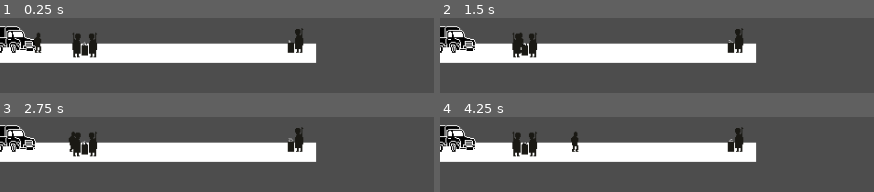
Above: before the commit, frames 1-4 (two rows, left to right).
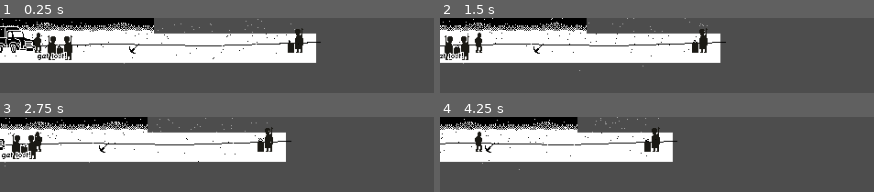
Above: after the commit, the same moments.

Repository: Eptwalabha/nj6-freeze
Game: Godot game, scene res://scene/game/lvl-labor.tscn
The game is run twice, just before and just after one commit, with the same random seed, the same clock (stepped at 60 frames per second) and the same inputs. This scene is started directly instead of the project's main scene. Sound files missing from this copy of the repository are replaced by a short silence.
Inputs:
- Up to frame 1 (0.25 s): no input
- Up to frame 2 (1.5 s): tap Enter (ui_accept) at 0.5, 0.77, 0.8, 1.07, 1.35 s; hold Space (action-confirm, bound only after the commit) 0.53-1.28 s; hold Right (move_right) from 0.53 s (still down)
- Up to frame 3 (2.75 s): tap Enter (ui_accept) at 1.52, 1.82, 2.3 s; tap Space (action-confirm, bound only after the commit) at 1.55 s; release Right (move_right) at 2.03 s; hold Left (move_left) from 2.03 s (still down); hold Space (action-confirm, bound only after the commit) from 2.03 s (still down)
- Up to frame 4 (4.25 s): release Left (move_left) at 2.78 s; release Space (action-confirm, bound only after the commit) at 2.78 s; hold Right (move_right) from 2.78 s (still down); tap Space (action-confirm, bound only after the commit) at 2.85 s; tap Enter (ui_accept) at 3.02, 3.32, 3.6, 3.77, 4.07 s

The runs differ from the first frame. In frame 1, 19% of the frame differs, in the area x 0-74%, y 0-62%; in frame 2, 22%; in frame 3, 22%; in frame 4, 22%, in the area x 0-73%, y 0-71%.

Commit message:
labor scene

Diff:
--- /dev/null
+++ b/assets/fonts/effort-pro/effort-pro.tres
@@ -0,0 +1,8 @@
+[gd_resource type="FontVariation" load_steps=2 format=3 uid="uid://dudgye4t03n1k"]
+
+[ext_resource type="FontFile" uid="uid://ddrvtpu5ltmdj" path="res://assets/fonts/effort-pro/EffortsPro.woff" id="1_i77ja"]
+
+[resource]
+base_font = ExtResource("1_i77ja")
+spacing_space = -2
+spacing_top = -4
--- a/assets/theme/main-theme.tres
+++ b/assets/theme/main-theme.tres
@@ -1,6 +1,7 @@
-[gd_resource type="Theme" load_steps=3 format=3 uid="uid://dxpjsxjcktnp8"]
+[gd_resource type="Theme" load_steps=4 format=3 uid="uid://dxpjsxjcktnp8"]
 
 [ext_resource type="FontFile" uid="uid://cpxiyj34edml5" path="res://assets/fonts/nokia/nokiafc22.ttf" id="1_lmh1p"]
+[ext_resource type="FontVariation" uid="uid://dudgye4t03n1k" path="res://assets/fonts/effort-pro/effort-pro.tres" id="1_ndo8v"]
 
 [sub_resource type="StyleBoxEmpty" id="StyleBoxEmpty_0ai8l"]
 
@@ -10,9 +11,9 @@
 Label/colors/font_color = Color(0, 0, 0, 1)
 Label/colors/font_outline_color = Color(1, 1, 1, 1)
 Label/colors/font_shadow_color = Color(0, 0, 0, 0)
-Label/constants/line_spacing = -2
+Label/constants/line_spacing = -5
 Label/constants/outline_size = 4
-Label/constants/shadow_offset_x = 1
-Label/constants/shadow_offset_y = 1
 Label/constants/shadow_outline_size = 1
+Label/font_sizes/font_size = 16
+Label/fonts/font = ExtResource("1_ndo8v")
 Label/styles/normal = SubResource("StyleBoxEmpty_0ai8l")
--- a/main.tscn
+++ b/main.tscn
@@ -20,7 +20,6 @@
 [node name="Main" type="Node"]
 script = ExtResource("1_nrtmp")
 palette = 2
-pixel_ratio = 1.0
 
 [node name="SubViewportContainer" type="SubViewportContainer" parent="."]
 offset_right = 84.0
@@ -32,6 +31,7 @@
 transparent_bg = true
 handle_input_locally = false
 snap_2d_vertices_to_pixel = true
+canvas_item_default_texture_filter = 0
 size = Vector2i(84, 48)
 render_target_update_mode = 4
 
@@ -44,7 +44,7 @@
 anchor_bottom = 1.0
 grow_horizontal = 2
 grow_vertical = 2
-ratio = 1.75
+ratio = 1.36325
 metadata/_edit_group_ = true
 
 [node name="NokiaShader" type="ColorRect" parent="AspectRatioContainer"]
--- a/project.godot
+++ b/project.godot
@@ -113,6 +113,12 @@
 "events": [Object(InputEventKey,"resource_local_to_scene":false,"resource_name":"","device":-1,"window_id":0,"alt_press …(182 unchanged characters)…
 ]
 }
+action-confirm={
+"deadzone": 0.5,
+"events": [Object(InputEventKey,"resource_local_to_scene":false,"resource_name":"","device":-1,"window_id":0,"alt_pressed":false,"shift_pressed":false,"ctrl_pressed":false,"meta_pressed":false,"pressed":false,"keycode":0,"physical_keycode":32,"key_label":0,"unicode":32,"echo":false,"script":null)
+, Object(InputEventKey,"resource_local_to_scene":false,"resource_name":"","device":-1,"window_id":0,"alt_pressed":false,"shift_pressed":false,"ctrl_pressed":false,"meta_pressed":false,"pressed":false,"keycode":0,"physical_keycode":4194309,"key_label":0,"unicode":0,"echo":false,"script":null)
+]
+}
 
 [internationalization]
 
--- a/scene/core/player.gd
+++ b/scene/core/player.gd
@@ -1,22 +1,23 @@
+class_name Player
 extends CharacterBody2D
-
 
 const SPEED = 30.0
 const JUMP_VELOCITY = -40.0
 
-# Get the gravity from the project settings to be synced with RigidBody nodes.
-var gravity: int = ProjectSettings.get_setting("physics/2d/default_gravity")
+@onready var animation_player: AnimationPlayer = $AnimationPlayer
+@onready var animation_tree: AnimationTree = $AnimationTree
+@onready var sprite_2d: Sprite2D = $Sprite2D
 
+var heating : bool = false
+var working : bool = false
 
 func _physics_process(delta: float) -> void:
-	# Add the gravity.
 	if not is_on_floor():
-		velocity.y += gravity * delta
+		velocity.y += 50 * delta
+	velocity.x = Input.get_axis("move_left", "move_right") * 42.0
+	move_and_slide()
+	_update_player_states()
 
-	# Handle jump.
-	if Input.is_action_just_pressed("ui_accept") and is_on_floor():
-		velocity.y = JUMP_VELOCITY
-
-	velocity.x = Input.get_axis("move_left", "move_right") * 48.0
-
-	move_and_slide()
+func _update_player_states() -> void:
+	if velocity.x != 0:
+		sprite_2d.flip_h = velocity.x < 0
--- a/scene/core/player.tscn
+++ b/scene/core/player.tscn
@@ -6,10 +6,11 @@
 [sub_resource type="RectangleShape2D" id="RectangleShape2D_imbqk"]
 size = Vector2(8, 22)
 
+[sub_resource type="AnimationNodeStateMachine" id="AnimationNodeStateMachine_gkmwf"]
+
 [node name="Player" type="CharacterBody2D"]
-position = Vector2(31, 26)
+slide_on_ceiling = false
 script = ExtResource("1_gs02o")
-metadata/_edit_group_ = true
 
 [node name="Sprite2D" type="Sprite2D" parent="."]
 position = Vector2(0, -11)
@@ -20,3 +21,9 @@
 [node name="CollisionShape2D" type="CollisionShape2D" parent="."]
 position = Vector2(0, -11)
 shape = SubResource("RectangleShape2D_imbqk")
+
+[node name="AnimationPlayer" type="AnimationPlayer" parent="."]
+
+[node name="AnimationTree" type="AnimationTree" parent="."]
+tree_root = SubResource("AnimationNodeStateMachine_gkmwf")
+anim_player = NodePath("../AnimationPlayer")
--- a/scene/cutscenes/cs-intro.tscn
+++ b/scene/cutscenes/cs-intro.tscn
@@ -227,9 +227,9 @@
 offset_left = -17.0
 offset_top = 19.0
 offset_right = 20.0
-offset_bottom = 37.0
+offset_bottom = 31.0
 theme_override_constants/line_spacing = 0
-theme_override_fonts/font = ExtResource("6_ls57r")
+theme_override_fonts/font = ExtResource("7_kigaw")
 text = "press to start"
 horizontal_alignment = 1
 autowrap_mode = 2
--- a/scene/cutscenes/skip-cutscene.gd
+++ b/scene/cutscenes/skip-cutscene.gd
@@ -3,7 +3,7 @@
 
 signal skipped
 
-@export var time_to_skip : float = 2.0
+@export var time_to_skip : float = 1.0
 @export var enable : bool = false
 @onready var progress: Sprite2D = $Progress
 
@@ -33,7 +33,7 @@
 		if not event.is_pressed():
 			set_visibility(false)
 
-func set_visibility(is_visible: bool) -> void:
+func set_visibility(is_skip_visible: bool) -> void:
 	skip = 0.0
-	skipping = is_visible
-	visible = is_visible
+	skipping = is_skip_visible
+	visible = is_skip_visible
--- a/scene/cutscenes/skip-cutscene.tscn
+++ b/scene/cutscenes/skip-cutscene.tscn
@@ -5,7 +5,6 @@
 
 [node name="Skip" type="Node2D"]
 script = ExtResource("1_ib0s6")
-time_to_skip = 1.5
 
 [node name="Skip" type="Sprite2D" parent="."]
 position = Vector2(0, 3)
--- a/scene/game/lvl-labor.gd
+++ b/scene/game/lvl-labor.gd
@@ -1,2 +1,45 @@
 class_name LvlLabor
 extends Node
+
+@onready var parallax: ParallaxBackground = $ParallaxBackground
+@onready var player: CharacterBody2D = $ParallaxBackground/ParallaxLayer/Player
+@onready var action_label: Label = %ActionLabel
+
+var working : bool = false
+var ready_to_work : bool = false
+
+func _ready() -> void:
+	for barrel in get_tree().get_nodes_in_group("barrel"):
+		barrel.body_entered.connect(_on_barrel_body_entered)
+		barrel.body_exited.connect(_on_barrel_body_exited)
+
+func _process(_delta: float) -> void:
+	parallax.scroll_offset.x = clamp(-(player.position.x - 42.0), -336+84, 0)
+
+func _input(event: InputEvent) -> void:
+	if event.is_action_pressed("action-confirm"):
+		if ready_to_work and not player.working:
+			print("working")
+			player.working = true
+
+func _on_barrel_body_entered(body: Node2D) -> void:
+	if body is Player:
+		body.heating = true
+
+func _on_barrel_body_exited(body: Node2D) -> void:
+	if body is Player:
+		body.heating = false
+
+func _on_pickaxe_body_entered(body: Node2D) -> void:
+	if body is Player:
+		show_action("action_work")
+		ready_to_work = true
+
+func _on_pickaxe_body_exited(body: Node2D) -> void:
+	if body is Player:
+		show_action("")
+		ready_to_work = false
+
+func show_action(action: String) -> void:
+	action_label.visible = (action != "")
+	action_label.text = tr(action)
--- a/scene/game/lvl-labor.tscn
+++ b/scene/game/lvl-labor.tscn
@@ -1,9 +1,13 @@
-[gd_scene load_steps=8 format=3 uid="uid://cf5bjhfx58nye"]
+[gd_scene load_steps=13 format=3 uid="uid://cf5bjhfx58nye"]
 
 [ext_resource type="Script" path="res://scene/game/lvl-labor.gd" id="1_nxpqg"]
+[ext_resource type="PackedScene" uid="uid://bspf32n5wp0pj" path="res://scene/fx/fx-snow.tscn" id="2_1rp3p"]
 [ext_resource type="Texture2D" uid="uid://c6ub2d4kngpp3" path="res://assets/img/arts/arts.png" id="2_gfcca"]
 [ext_resource type="PackedScene" uid="uid://dudspe5n6qgqp" path="res://scene/props/barrel.tscn" id="3_6eq47"]
+[ext_resource type="Material" uid="uid://4qotextykkj0" path="res://assets/material/dither.tres" id="3_57qxa"]
 [ext_resource type="PackedScene" uid="uid://n5iv26l5gsf2" path="res://scene/core/player.tscn" id="4_kg5mr"]
+[ext_resource type="FontFile" uid="uid://cpxiyj34edml5" path="res://assets/fonts/nokia/nokiafc22.ttf" id="5_tuuod"]
+[ext_resource type="Material" uid="uid://bhaiush2cvw0u" path="res://assets/material/invert.tres" id="6_ppxyi"]
 
 [sub_resource type="WorldBoundaryShape2D" id="WorldBoundaryShape2D_tsfmo"]
 distance = -38.0
@@ -15,25 +19,52 @@
 [sub_resource type="WorldBoundaryShape2D" id="WorldBoundaryShape2D_4upby"]
 normal = Vector2(1, 0)
 
+[sub_resource type="RectangleShape2D" id="RectangleShape2D_wh8c7"]
+size = Vector2(18, 20)
+
 [node name="LvlLabor" type="Node"]
 script = ExtResource("1_nxpqg")
-metadata/_edit_horizontal_guides_ = [48.0]
+metadata/_edit_horizontal_guides_ = [48.0, 60.0, 108.0]
 metadata/_edit_vertical_guides_ = [84.0, 168.0, 252.0, 336.0]
 
 [node name="ParallaxBackground" type="ParallaxBackground" parent="."]
-follow_viewport_enabled = true
+scroll_ignore_camera_zoom = true
 
 [node name="Background" type="ParallaxLayer" parent="ParallaxBackground"]
-motion_scale = Vector2(0.8, 0.8)
+motion_scale = Vector2(0.2, 1)
+motion_mirroring = Vector2(84, 1)
+
+[node name="Sprite2D2" type="Sprite2D" parent="ParallaxBackground/Background"]
+position = Vector2(42, 8.5)
+scale = Vector2(84, 17)
+texture = ExtResource("2_gfcca")
+region_enabled = true
+region_rect = Rect2(154, 16, 1, 1)
+
+[node name="Sprite2D" type="Sprite2D" parent="ParallaxBackground/Background"]
+texture_repeat = 2
+material = ExtResource("3_57qxa")
+position = Vector2(42, 10)
+texture = ExtResource("2_gfcca")
+region_enabled = true
+region_rect = Rect2(48, 0, 84, 11)
 
 [node name="ParallaxLayer" type="ParallaxLayer" parent="ParallaxBackground"]
 
 [node name="Sprite2D" type="Sprite2D" parent="ParallaxBackground/ParallaxLayer"]
-position = Vector2(168, 38.5)
-scale = Vector2(354, 21)
+position = Vector2(168, 33)
+scale = Vector2(354, 32)
 texture = ExtResource("2_gfcca")
 region_enabled = true
 region_rect = Rect2(54, 10, 1, 1)
+
+[node name="Line2D" type="Line2D" parent="ParallaxBackground/ParallaxLayer"]
+points = PackedVector2Array(-13, 31, 119, 28, 230, 31, 350, 27)
+width = 1.0
+default_color = Color(0, 0, 0, 1)
+begin_cap_mode = 1
+end_cap_mode = 1
+sharp_limit = 0.0
 
 [node name="Truck" type="Sprite2D" parent="ParallaxBackground/ParallaxLayer"]
 position = Vector2(11, 24)
@@ -44,8 +75,8 @@
 [node name="Barrel2" parent="ParallaxBackground/ParallaxLayer" instance=ExtResource("3_6eq47")]
 position = Vector2(317, 38)
 
-[node name="Gard2" type="Sprite2D" parent="ParallaxBackground/ParallaxLayer"]
-position = Vector2(327, 24)
+[node name="Gard" type="Sprite2D" parent="ParallaxBackground/ParallaxLayer/Barrel2"]
+position = Vector2(10, -14)
 texture = ExtResource("2_gfcca")
 flip_h = true
 region_enabled = true
@@ -64,31 +95,83 @@
 shape = SubResource("WorldBoundaryShape2D_4upby")
 
 [node name="Player" parent="ParallaxBackground/ParallaxLayer" instance=ExtResource("4_kg5mr")]
-position = Vector2(41, 36)
+position = Vector2(41, 38)
 
-[node name="Camera2D" type="Camera2D" parent="ParallaxBackground/ParallaxLayer/Player"]
-position = Vector2(0, -6)
-limit_left = 0
-limit_top = 0
-limit_bottom = 48
-limit_smoothed = true
-position_smoothing_speed = 10.0
+[node name="Pickaxe" type="Area2D" parent="ParallaxBackground/ParallaxLayer"]
+position = Vector2(146, 38)
+monitorable = false
+metadata/_edit_group_ = true
+
+[node name="CollisionShape2D" type="CollisionShape2D" parent="ParallaxBackground/ParallaxLayer/Pickaxe"]
+position = Vector2(0, -10)
+shape = SubResource("RectangleShape2D_wh8c7")
+
+[node name="Sprite2D" type="Sprite2D" parent="ParallaxBackground/ParallaxLayer/Pickaxe"]
+position = Vector2(0, -5)
+texture = ExtResource("2_gfcca")
+region_enabled = true
+region_rect = Rect2(164, 24, 11, 11)
+
+[node name="Snow" parent="ParallaxBackground/ParallaxLayer" instance=ExtResource("2_1rp3p")]
+z_index = 1
+material = ExtResource("6_ppxyi")
+position = Vector2(168, 0)
+amount = 128
+preprocess = 5.0
+lifetime_randomness = 0.5
+fract_delta = false
+local_coords = true
+emission_rect_extents = Vector2(168, 10)
 
 [node name="Foreground" type="ParallaxLayer" parent="ParallaxBackground"]
-motion_scale = Vector2(1.2, 1.2)
+motion_scale = Vector2(1.2, 1)
 
-[node name="Gard" type="Sprite2D" parent="ParallaxBackground/Foreground"]
-position = Vector2(83, 29)
+[node name="Barrel" parent="ParallaxBackground/Foreground" instance=ExtResource("3_6eq47")]
+position = Vector2(65, 44)
+
+[node name="Gard" type="Sprite2D" parent="ParallaxBackground/Foreground/Barrel"]
+position = Vector2(-9, -12)
 texture = ExtResource("2_gfcca")
 region_enabled = true
 region_rect = Rect2(0, 20, 10, 27)
 
-[node name="Gard3" type="Sprite2D" parent="ParallaxBackground/Foreground"]
-position = Vector2(102, 29)
+[node name="Gard2" type="Sprite2D" parent="ParallaxBackground/Foreground/Barrel"]
+position = Vector2(10, -12)
 texture = ExtResource("2_gfcca")
 flip_h = true
 region_enabled = true
 region_rect = Rect2(0, 20, 10, 27)
 
-[node name="Barrel" parent="ParallaxBackground/Foreground" instance=ExtResource("3_6eq47")]
-position = Vector2(92, 41)
+[node name="Label2" type="Label" parent="ParallaxBackground/Foreground"]
+offset_left = 37.0
+offset_top = 37.0
+offset_right = 77.0
+offset_bottom = 46.0
+text = "get lost!"
+horizontal_alignment = 1
+
+[node name="Camera2D" type="Camera2D" parent="."]
+anchor_mode = 0
+process_callback = 0
+position_smoothing_speed = 10.0
+
+[node name="Marker2D" type="Marker2D" parent="."]
+position = Vector2(0, 60)
+
+[node name="CanvasLayer" type="CanvasLayer" parent="."]
+
+[node name="ActionLabel" type="Label" parent="CanvasLayer"]
+unique_name_in_owner = true
+visible = false
+anchors_preset = 10
+anchor_right = 1.0
+offset_bottom = 10.0
+grow_horizontal = 2
+theme_override_constants/line_spacing = -2
+theme_override_fonts/font = ExtResource("5_tuuod")
+theme_override_font_sizes/font_size = 8
+text = "take"
+horizontal_alignment = 1
+
+[connection signal="body_entered" from="ParallaxBackground/ParallaxLayer/Pickaxe" to="." method="_on_pickaxe_body_entered"]
+[connection signal="body_exited" from="ParallaxBackground/ParallaxLayer/Pickaxe" to="." method="_on_pickaxe_body_exited"]
--- a/scene/props/barrel.tscn
+++ b/scene/props/barrel.tscn
@@ -6,15 +6,16 @@
 [sub_resource type="RectangleShape2D" id="RectangleShape2D_5cc0v"]
 size = Vector2(44, 36)
 
-[node name="Barrel" type="Node2D"]
+[node name="Area2D" type="Area2D" groups=["barrel"]]
+monitorable = false
 
-[node name="Area2D" type="Area2D" parent="."]
-
-[node name="CollisionShape2D" type="CollisionShape2D" parent="Area2D"]
+[node name="CollisionShape2D" type="CollisionShape2D" parent="."]
 position = Vector2(0, -18)
 shape = SubResource("RectangleShape2D_5cc0v")
 
-[node name="Fire" type="CPUParticles2D" parent="."]
+[node name="Barrel" type="Node2D" parent="."]
+
+[node name="Fire" type="CPUParticles2D" parent="Barrel"]
 modulate = Color(0, 0, 0, 1)
 material = ExtResource("2_6uinu")
 position = Vector2(0.5, -11.5)
@@ -27,7 +28,7 @@
 emission_rect_extents = Vector2(2.5, 0)
 gravity = Vector2(0, -20)
 
-[node name="Barrel" type="Sprite2D" parent="."]
+[node name="Barrel" type="Sprite2D" parent="Barrel"]
 texture = ExtResource("1_4c37t")
 offset = Vector2(0.5, -5.5)
 region_enabled = true
Binary file added: assets/fonts/effort-pro/EffortsPro.woff
Not shown, added: assets/fonts/effort-pro/EffortsPro.woff.import
Binary file changed: assets/img/arts/arts.png
Not shown: 1 places in scene/core/player.tscn that only renumber resources
Not shown: 1 places in scene/cutscenes/cs-intro.tscn that only renumber resources
Not shown, changed: assets/img/arts/arts.pxo
